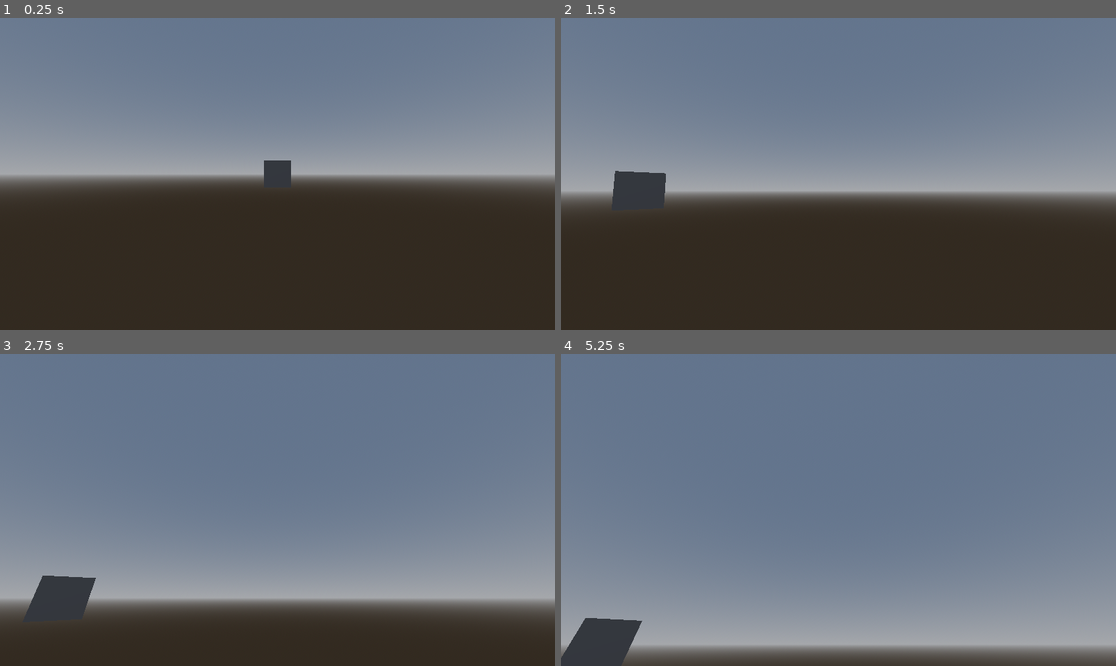
Above: before the commit, frames 1-4 (two rows, left to right).
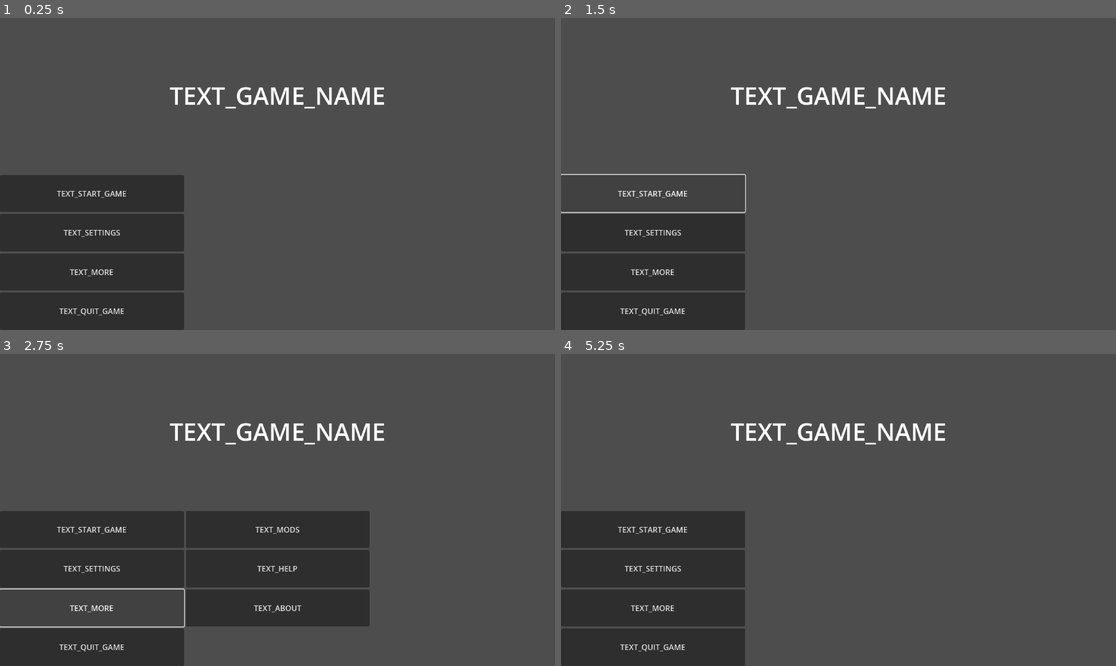
Above: after the commit, the same moments.

Repository: Neutron12138/Game-Framework-old
Game: Godot game, scene res://framework/interfaces/blank.tscn
The game is run twice, just before and just after one commit, with the same random seed, the same clock (stepped at 60 frames per second) and the same inputs.
Inputs (mouse positions are in pixels of both pictures, inside the frame that each line leads up to):
- Up to frame 1 (0.25 s): no input
- Up to frame 2 (1.5 s): click (655, 192) at 0.5 s, where only the run after the commit has a clickable "TEXT_START_GAME"; click (655, 192) at 1.25 s, where only the run after the commit has a clickable "TEXT_START_GAME"
- Up to frame 3 (2.75 s): click (94, 606) at 2 s, where only the run after the commit has a clickable "TEXT_MORE"
- Up to frame 4 (5.25 s): click (838, 528) at 2.75 s, where only the run after the commit has a clickable "TEXT_MODS"; click (616, 510) at 3.5 s, where only the run after the commit has a clickable "TEXT_BACK"; click (655, 569) at 4.25 s, where only the run after the commit has a clickable "TEXT_SETTINGS"; click (655, 650) at 5 s, where only the run after the commit has a clickable "TEXT_CONFIRM"

The runs differ from the first frame. In frame 1, 84% of the frame differs, in the area x 0-100%, y 0-100%; in frame 2, 85%; in frame 3, 91%; in frame 4, 96%.

Commit message:
Add files via upload

Diff:
--- /dev/null
+++ b/framework/core/3d/free_camera3d.gd
@@ -0,0 +1,38 @@
+class_name FreeCamera3D
+extends NormalCamera3D
+
+
+
+@export var velocity : float = 2.0
+@export var ratio : Vector2 = Vector2(deg_to_rad(0.2), deg_to_rad(0.2))
+@export var enable_rotation : bool = true
+@export var enable_motion : bool = true
+
+
+
+func _process(delta: float) -> void:
+	if enable_motion:
+		move_camera(delta)
+
+
+
+func _unhandled_input(event: InputEvent) -> void:
+	if not enable_rotation:
+		return
+
+	if event is InputEventMouseMotion:
+		rotate_camera(event.relative)
+
+
+
+func rotate_camera(relative : Vector2) -> void:
+	yaw += relative.x * ratio.x
+	pitch += relative.y * ratio.y
+
+
+
+func move_camera(delta : float) -> void:
+	var vec : Vector2 = Input.get_vector("left", "right", "backward", "forward")
+	var dir : Vector3 = vec.x * right + vec.y * front
+	var vel : Vector3 = dir.normalized() * velocity
+	global_position += vel * delta
--- a/framework/core/3d/normal_camera3d.gd
+++ b/framework/core/3d/normal_camera3d.gd
@@ -28,8 +28,6 @@
 
 func _ready() -> void:
 	update()
-	print("front:" + str(front))
-	print("right:" + str(right))
 
 
 
--- a/framework/utilities/scene_tree_utilities.gd
+++ b/framework/utilities/scene_tree_utilities.gd
@@ -13,8 +13,8 @@
 	utils.apply_all()
 
 	window.connect("close_requested", make_quit_confirmation)
-	#change_to_new_scene.call_deferred(Resources.StartMenu.instantiate())
-	change_to_new_scene.call_deferred(load("res://tests/test_2.tscn").instantiate())
+	change_to_new_scene.call_deferred(Resources.StartMenu.instantiate())
+	#change_to_new_scene.call_deferred(load("res://tests/test_2.tscn").instantiate())
 
 	ModificationUtilities.initialize_mods(ModificationUtilities.mod_initializers, scene_tree)
 
--- a/tests/test_2.gd
+++ b/tests/test_2.gd
@@ -10,10 +10,3 @@
 func _process(delta: float) -> void:
 	if Input.is_action_just_pressed("escape"):
 		get_tree().quit()
-
-
-
-func _on_event_dispatcher_mouse_moved(relative: Vector2, velocity: Vector2, position: Vector2) -> void:
-	#$NormalCamera3D.enable_limit = false
-	$NormalCamera3D.yaw += relative.x / 500.0
-	$NormalCamera3D.pitch += relative.y / 500.0
--- a/tests/test_2.tscn
+++ b/tests/test_2.tscn
@@ -1,9 +1,8 @@
-[gd_scene load_steps=9 format=3 uid="uid://c5j1yacu4sk3i"]
+[gd_scene load_steps=12 format=3 uid="uid://c5j1yacu4sk3i"]
 
-[ext_resource type="Script" path="res://framework/core/3d/normal_camera3d.gd" id="1_8huib"]
 [ext_resource type="Script" path="res://tests/test_2.gd" id="1_vqqhs"]
 [ext_resource type="Script" path="res://framework/core/event_dispatcher.gd" id="2_118lb"]
-[ext_resource type="Script" path="res://framework/core/3d/camera3d_controller.gd" id="3_u5vm3"]
+[ext_resource type="Script" path="res://framework/core/3d/free_camera3d.gd" id="3_q33ow"]
 
 [sub_resource type="ProceduralSkyMaterial" id="ProceduralSkyMaterial_m0ofi"]
 
@@ -13,8 +12,26 @@
 [sub_resource type="Environment" id="Environment_g4kr1"]
 background_mode = 2
 sky = SubResource("Sky_jb3mk")
+glow_enabled = true
 
 [sub_resource type="BoxMesh" id="BoxMesh_hn64m"]
+
+[sub_resource type="StandardMaterial3D" id="StandardMaterial3D_jro61"]
+metallic = 1.0
+roughness = 0.0
+
+[sub_resource type="TorusMesh" id="TorusMesh_tf7aa"]
+material = SubResource("StandardMaterial3D_jro61")
+inner_radius = 10.0
+outer_radius = 12.0
+
+[sub_resource type="StandardMaterial3D" id="StandardMaterial3D_x02u6"]
+metallic = 0.5
+roughness = 0.0
+
+[sub_resource type="BoxMesh" id="BoxMesh_dlq75"]
+material = SubResource("StandardMaterial3D_x02u6")
+size = Vector3(50, 50, 1)
 
 [node name="test_2" type="Node3D"]
 script = ExtResource("1_vqqhs")
@@ -22,18 +39,39 @@
 [node name="WorldEnvironment" type="WorldEnvironment" parent="."]
 environment = SubResource("Environment_g4kr1")
 
-[node name="NormalCamera3D" type="Camera3D" parent="."]
-script = ExtResource("1_8huib")
-
-[node name="Camera3DController" type="Node" parent="NormalCamera3D" node_paths=PackedStringArray("camera")]
-script = ExtResource("3_u5vm3")
-camera = NodePath("..")
-
 [node name="EventDispatcher" type="Node" parent="."]
 script = ExtResource("2_118lb")
+
+[node name="FreeCamera3D" type="Camera3D" parent="."]
+script = ExtResource("3_q33ow")
+velocity = 10.0
+
+[node name="SpotLight3D" type="SpotLight3D" parent="FreeCamera3D"]
+visible = false
+light_energy = 5.0
+shadow_enabled = true
+spot_range = 25.2062
+spot_angle = 50.6121
+
+[node name="ReflectionProbe" type="ReflectionProbe" parent="FreeCamera3D"]
+update_mode = 1
+size = Vector3(100, 100, 100)
+box_projection = true
+enable_shadows = true
+
+[node name="DirectionalLight3D" type="DirectionalLight3D" parent="."]
+transform = Transform3D(0.965012, -0.132468, 0.226284, 0, 0.862999, 0.505206, -0.262206, -0.487529, 0.832804, 0, 0, 0)
+shadow_enabled = true
 
 [node name="MeshInstance3D" type="MeshInstance3D" parent="."]
 transform = Transform3D(1, 0, 0, 0, 1, 0, 0, 0, 1, 0, 0, -8.18216)
 mesh = SubResource("BoxMesh_hn64m")
 
+[node name="MeshInstance3D2" type="MeshInstance3D" parent="."]
+mesh = SubResource("TorusMesh_tf7aa")
+
+[node name="MeshInstance3D3" type="MeshInstance3D" parent="."]
+transform = Transform3D(1, 0, 0, 0, 1, 0, 0, 0, 1, 0, 0, -24.9946)
+mesh = SubResource("BoxMesh_dlq75")
+
 [connection signal="mouse_moved" from="EventDispatcher" to="." method="_on_event_dispatcher_mouse_moved"]
